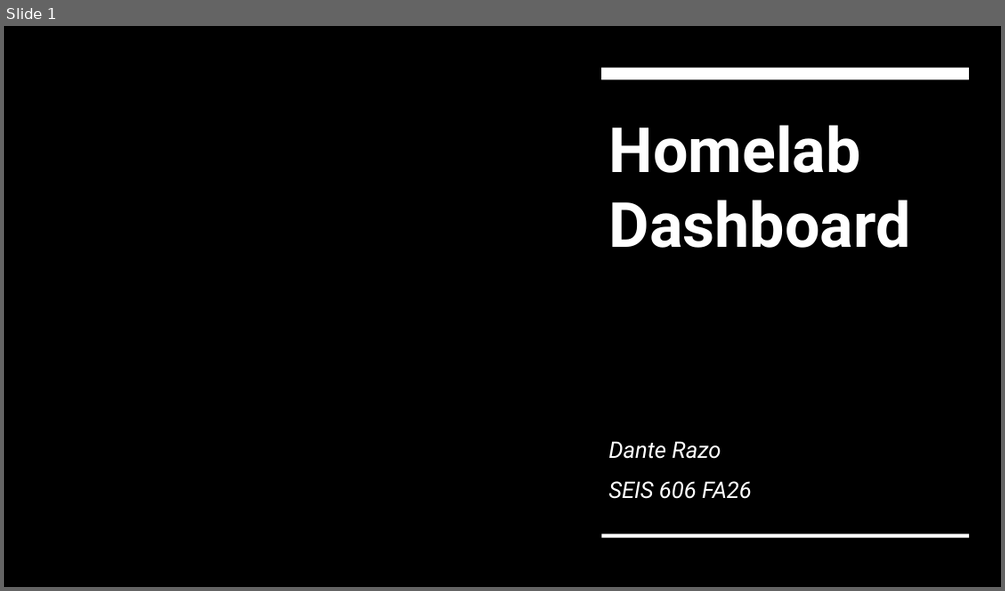
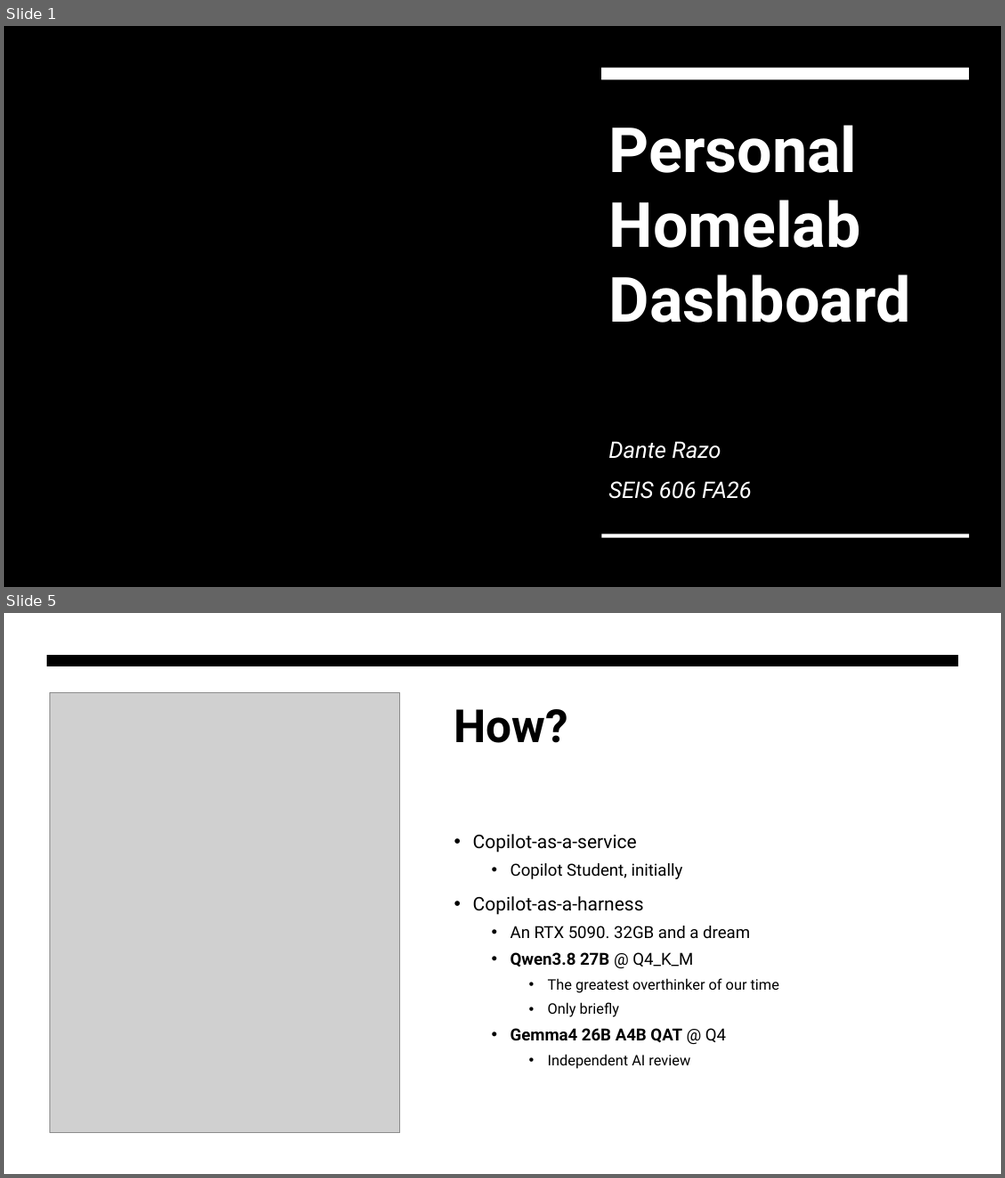
Before and after one commit to danterazo/seis-606, a slide deck: project/deliverables/project-presentation.pptx. Shown one above the other, each under a label of ours: slide 1 before the commit, slides 1 and 5 after it; the slides between them are not shown. The pictures are 1005x591 and 1005x1178 pixels, drawn with LibreOffice and Linux fonts; fonts in the diff are those of the drawing; grey boxes stand for pictures; background and template pictures are left out. Boxes give left, top, right and bottom in pixels: in the first picture for what was removed or moved away, otherwise in the second. Text is boxed around its words. In the diff, an @@ line names an element or a change of style, - is before the commit and + after.

```diff
--- a/project/deliverables/project-presentation.pptx
+++ b/project/deliverables/project-presentation.pptx
@@ slide 5 added at <box>4,613,1001,1174</box>, background #FFFFFF @@
@@ rectangle added at <box>4,613,1001,1174</box>, fill #FFFFFF @@
@@ freeform shape added at <box>47,655,959,666</box>, fill #000000 @@
@@ picture added at <box>49,693,399,1133</box> @@
@@ title added at <box>454,709,569,743</box>, 44 pt, text #000000, bold @@
+How?
@@ text added at <box>473,834,779,1069</box>, 16 pt, text #000000 @@
+• Copilot-as-a-service
+  • Copilot Student, initially
+• Copilot-as-a-harness
+  • An RTX 5090. 32GB and a dream
+  • Qwen3.8 27B @ Q4_K_M
+    • The greatest overthinker of our time
+    • Only briefly
+  • Gemma4 26B A4B QAT @ Q4
+    • Independent AI review
@@ slide 1 changed as well @@
@@ title at <box>609,125,911,322</box>: text changed @@
-Homelab Dashboard
+Personal
+Homelab Dashboard
```
Also in this commit, not shown: 1 other slide changed, 5 other slides added, 3 slides removed.
